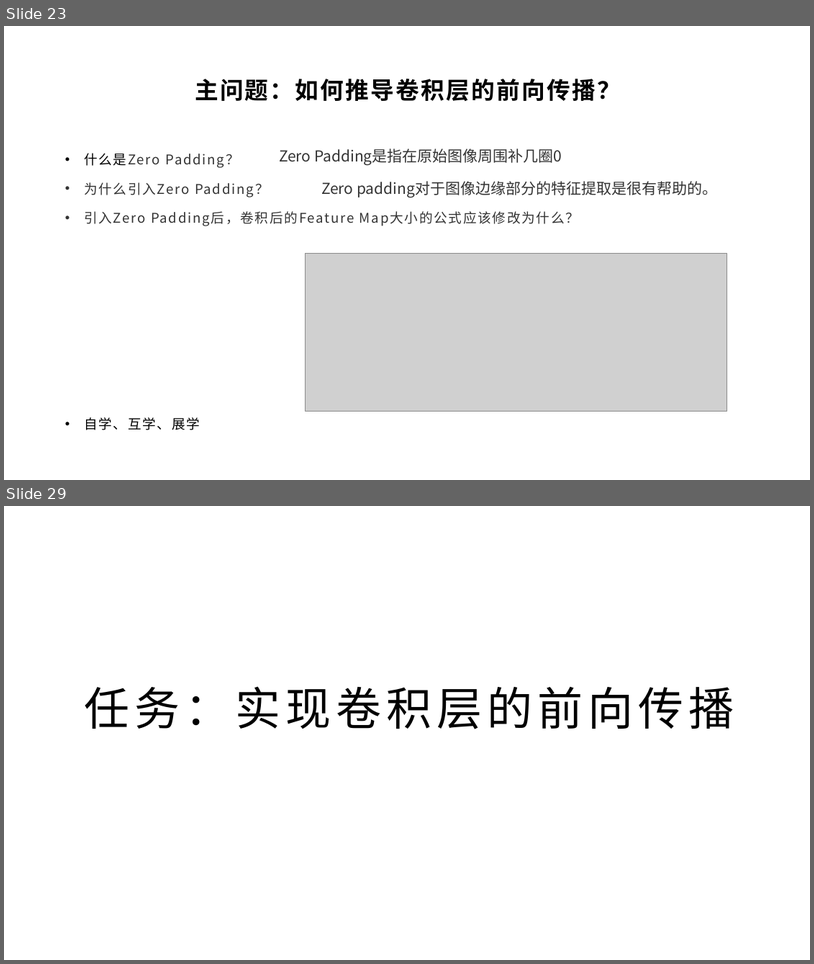
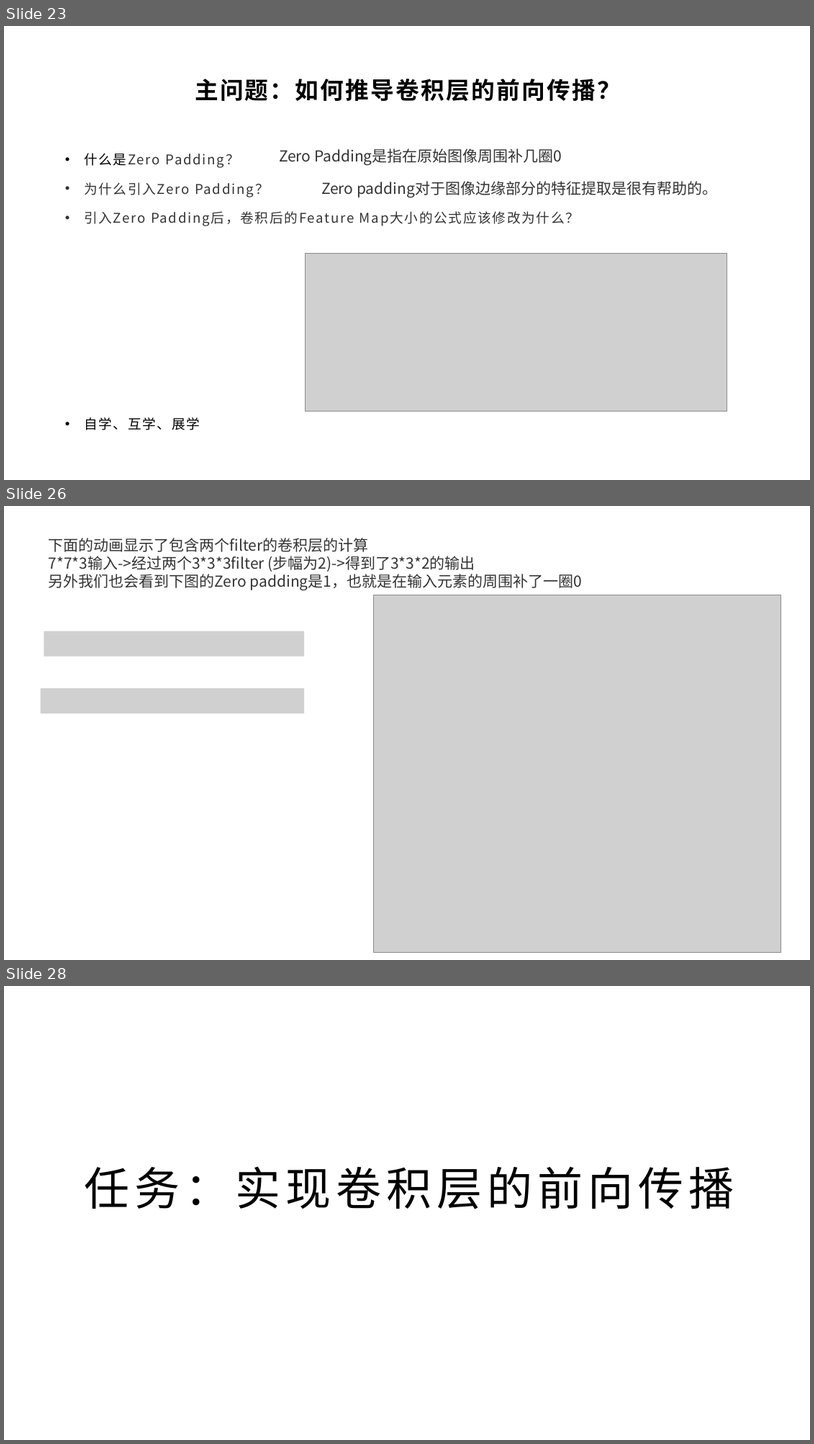
Before and after one commit to yyc-git/DeepLearningEdu, a slide deck: lessons/8_conv_layer_forward/ppt/卷积神经网络与卷积层的前向传播推导.pptx. Shown one above the other, each under a label of ours: slides 23 and 29 before the commit, slides 23, 26 and 28 after it; the slides between them are not shown. The pictures are 814x964 and 814x1444 pixels, drawn with LibreOffice and Linux fonts; fonts in the diff are those of the drawing; grey boxes stand for pictures; background and template pictures are left out. Boxes give left, top, right and bottom in pixels: in the first picture for what was removed or moved away, otherwise in the second. Text is boxed around its words. In the diff, an @@ line names an element or a change of style, - is before the commit and + after.

```diff
--- a/lessons/8_conv_layer_forward/ppt/卷积神经网络与卷积层的前向传播推导.pptx
+++ b/lessons/8_conv_layer_forward/ppt/卷积神经网络与卷积层的前向传播推导.pptx
@@ slide 26 added at (4, 506, 810, 960), background picture (left out) @@
@@ text added at (49, 538, 582, 590), 18 pt, text #333333 @@
+下面的动画显示了包含两个filter的卷积层的计算
+7*7*3输入->经过两个3*3*3filter (步幅为2)->得到了3*3*2的输出
+另外我们也会看到下图的Zero padding是1，也就是在输入元素的周围补了一圈0
@@ picture added at (373, 595, 782, 952) @@
@@ picture added at (44, 631, 305, 656) @@
@@ picture added at (40, 688, 304, 713) @@
@@ what was slide 29 is now slide 28 @@
```
Also in this commit, not shown: 8 slides changed, 3 slides removed, 19 other files.
